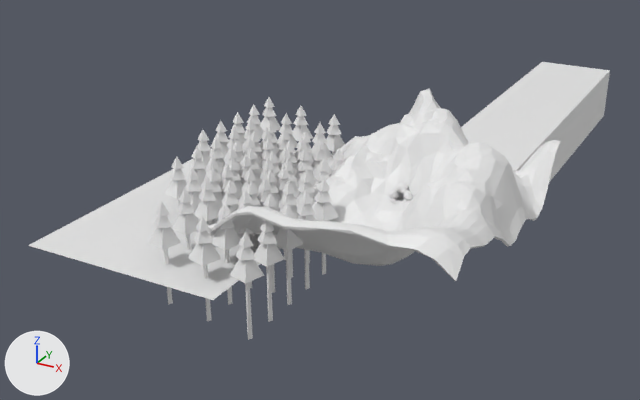
The FBX model 3D/map.fbx as it was, and as the next commit left it.
Both versions are drawn from a 50 mm lens placed at (62.1, -149.8, 70.2), pointed at (-30.8, 19.0, -14.3). The axes (+X, +Y, +Z) are drawn at lower left. The lights are the same throughout. Where no turn or scale is listed for an object, it has been applied to the vertices.
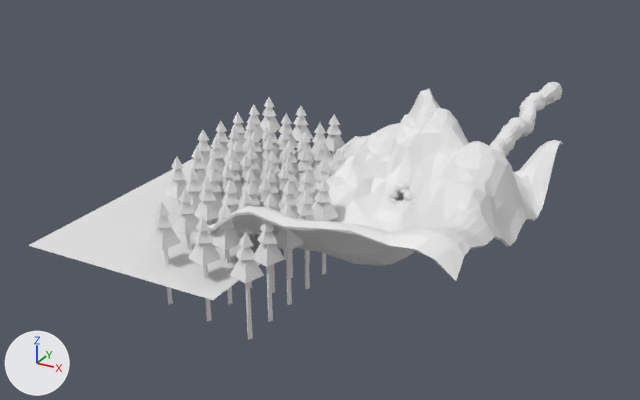
Pixel boxes (x1, y1, x2, y2) of what changed, in the pictures (640 x 400 px):
'Cube.002', deleted
    before: (461, 62, 610, 182)
part 1 of me_cube_002, added
    after: (388, 82, 562, 202)

The edits, one by one:
me_cube_002 is used by ob_cube; location (0.0, 0.0, 0.0).
me_cube_002 had 1375 vertices, 1684 faces and spanned x -3.0..10.6, y -5.2..99.4, z -10.5..3.2.
me_cube_002 now has 2750 vertices, 3403 faces and spans x -4.1..11.6, y -5.5..100.5, z -11.6..4.2.
me_cube_002 part 1: 1375 vertices added at x -4.1..11.6, y -5.5..100.5, z -11.6..4.2.
Object 'Cube.002' (ob_cube_002) is deleted.
